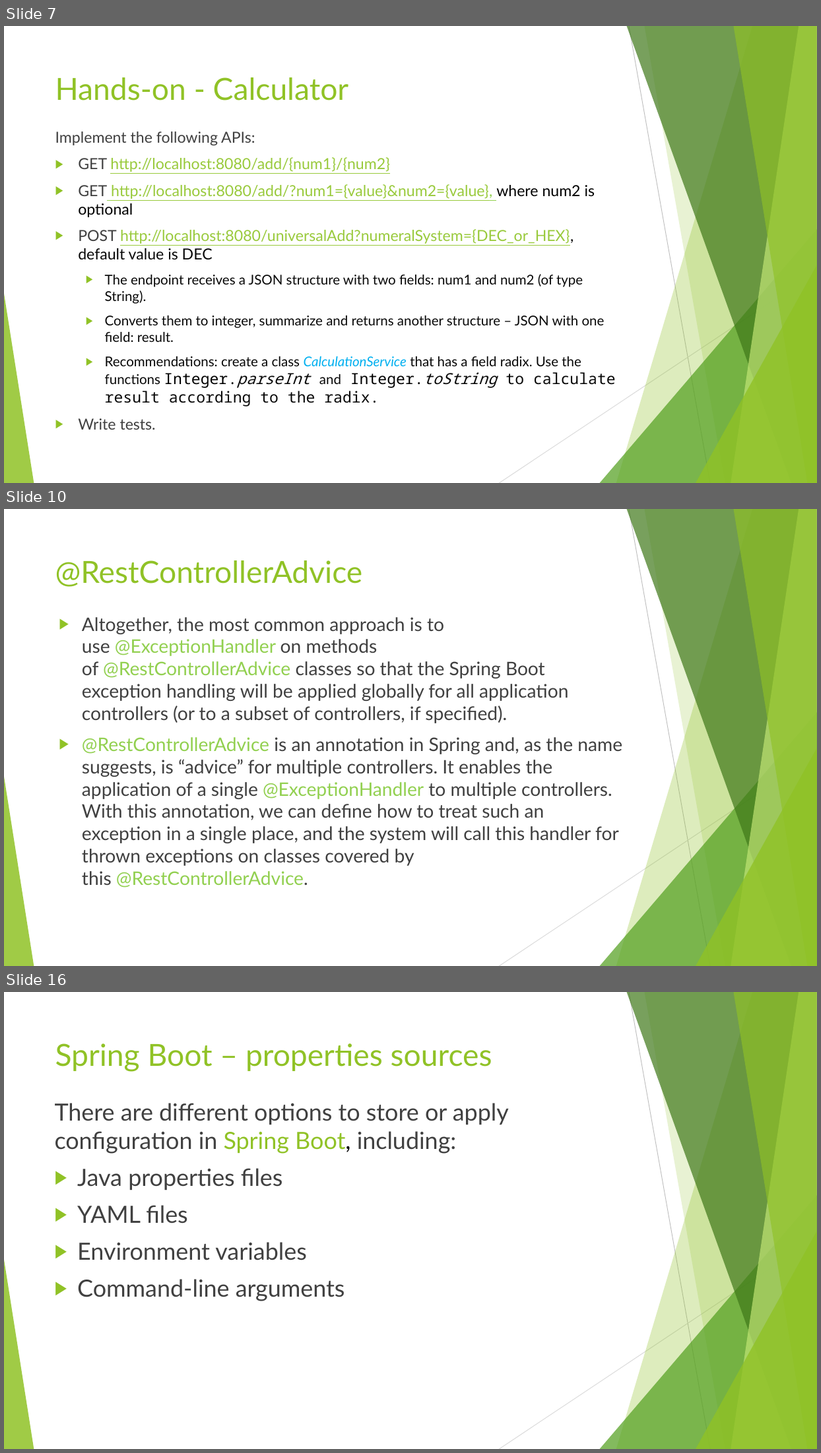
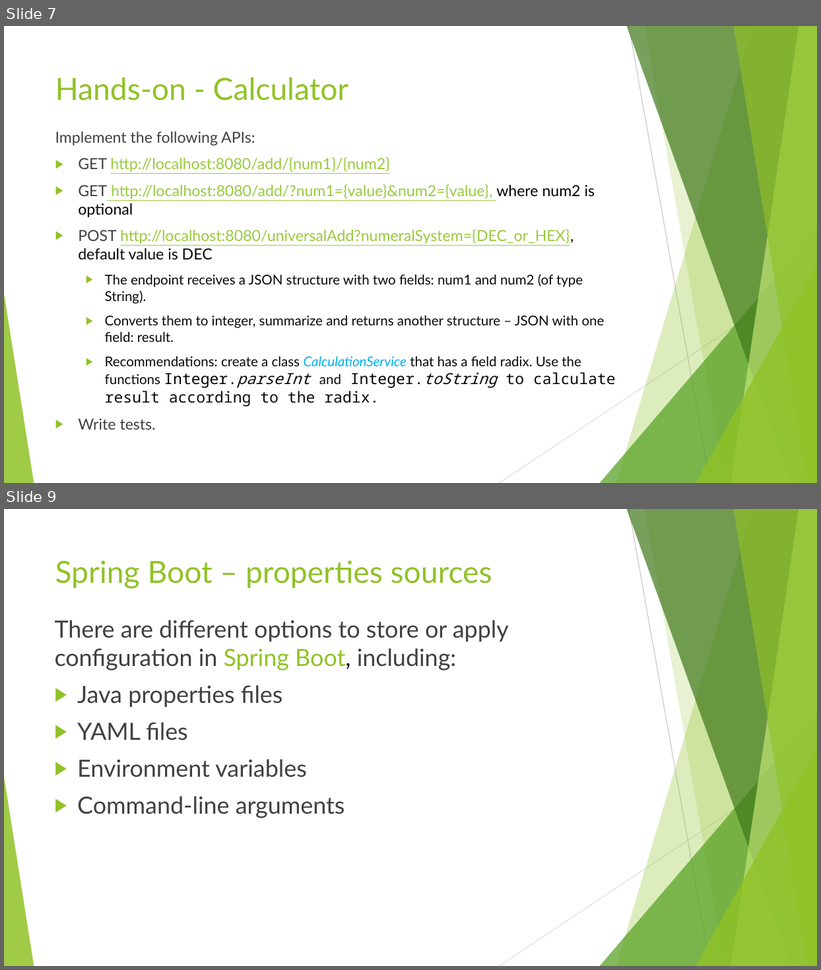
Before and after one commit to idanshal/sb-todo-app-tdp, a slide deck: course_data/presentations/practical_spring_boot_for_tdp_02.pptx. Shown one above the other, each under a label of ours: slides 7, 10 and 16 before the commit, slides 7 and 9 after it; the slides between them are not shown. The pictures are 821x1453 and 821x970 pixels, drawn with LibreOffice and Linux fonts; fonts in the diff are those of the drawing. Boxes give left, top, right and bottom in pixels: in the first picture for what was removed or moved away, otherwise in the second. Text is boxed around its words. In the diff, an @@ line names an element or a change of style, - is before the commit and + after.

```diff
--- a/course_data/presentations/practical_spring_boot_for_tdp_02.pptx
+++ b/course_data/presentations/practical_spring_boot_for_tdp_02.pptx
@@ slide 10 removed at [4,509,817,966], background #FFFFFF; not listed: 10 template elements that a slide beside it also shows @@
@@ title removed at [55,560,363,587] @@
-@RestControllerAdvice
@@ text removed at [82,617,622,888] @@
-▶ Altogether, the most common approach is to use @ExceptionHandler on methods of @RestControllerAdvice classes so that the Spring Boot exception handling will be applied globally for all application controllers (or to a subset of controllers, if specified).
-▶ @RestControllerAdvice is an annotation in Spring and, as the name suggests, is “advice” for multiple controllers. It enables the application of a single @ExceptionHandler to multiple controllers. With this annotation, we can define how to treat such an exception in a single place, and the system will call this handler for thrown exceptions on classes covered by this @RestControllerAdvice.
@@ what was slide 16 is now slide 9 @@
```
Also in this commit, not shown: 6 slides changed, 6 other slides removed, 1 other file.
